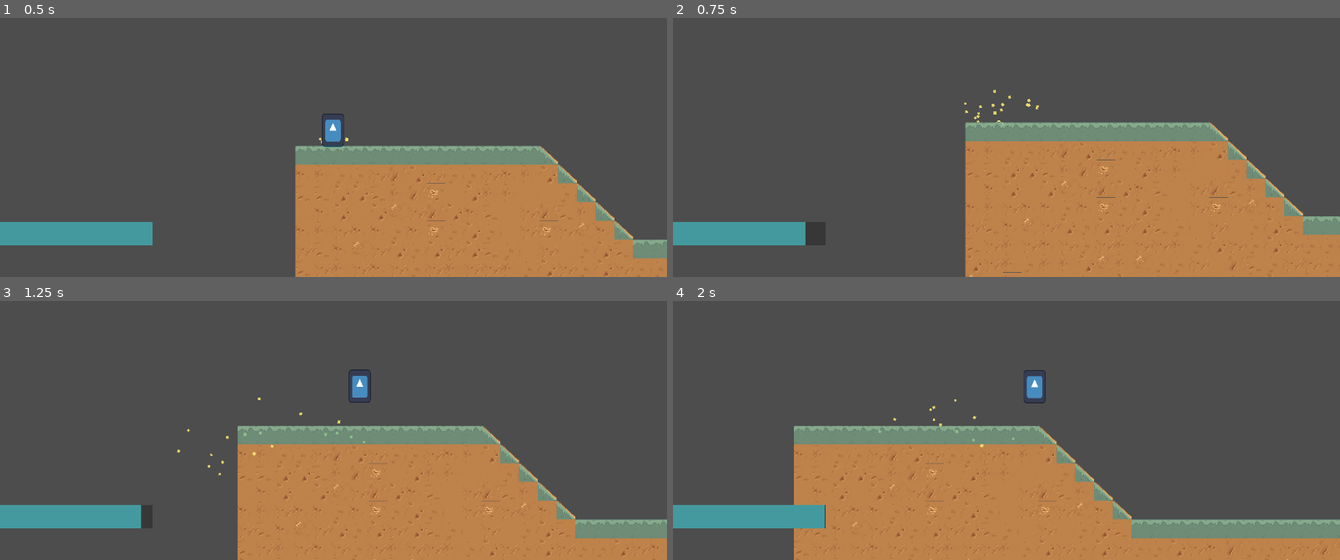
Above: before the commit, frames 1-4 (two rows, left to right).
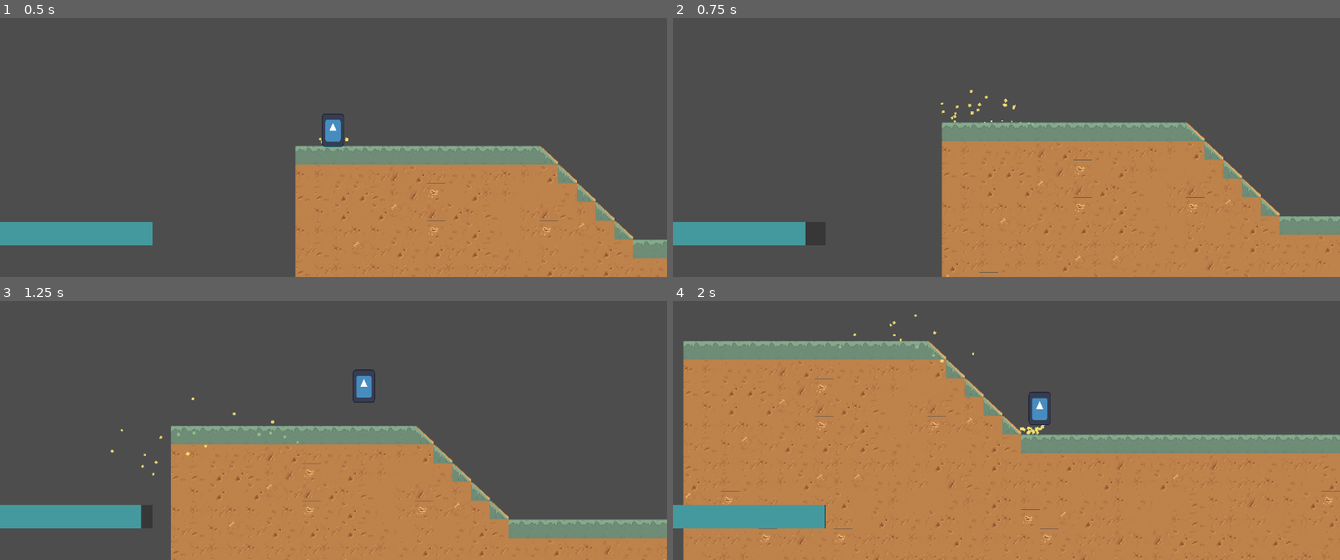
Above: after the commit, the same moments.

Repository: dzfrias/gladiator
Game: Godot game, scene res://scenes/mission.tscn
The game is run twice, just before and just after one commit, with the same random seed, the same clock (stepped at 60 frames per second) and the same inputs. This scene is started directly instead of the project's main scene. The engine's default icon, where the game draws it, is replaced by a stand-in: a white triangle on a blue panel in a dark square. Sound files missing from this copy of the repository are replaced by a short silence.
Inputs (mouse positions are in pixels of both pictures, inside the frame that each line leads up to):
- Up to frame 1 (0.5 s): no input
- Up to frame 2 (0.75 s): move the mouse to (1153, 69) at 0.52 s; hold D (right) from 0.53 s (still down); hold S (burrow) from 0.53 s (still down)
- Up to frame 3 (1.25 s): keep holding D (right); keep holding S (burrow); tap Space (jump) at 0.77, 1.07 s
- Up to frame 4 (2 s): keep holding D (right); move the mouse to (873, 391) at 1.27 s; release S (burrow) at 1.28 s; tap S (burrow) at 1.35 s; tap Space (jump) at 1.52, 1.82 s

Frame 1 is identical in both runs. In frame 2, 5.3% of the frame differs, in the area x 40-100%, y 27-100%; in frame 3, 11%; in frame 4, 40%, in the area x 1-100%, y 5-100%.

Commit message:
Give tiny speed boost to player when entering the ground

Diff:
--- a/scripts/player/player.gd
+++ b/scripts/player/player.gd
@@ -183,11 +183,11 @@
 	if left:
 		if velocity.x > 0:
 			acceleration *= movement_settings.direction_change_factor
-		velocity.x = maxf(-_current_move_speed, velocity.x - acceleration * delta)
+		velocity.x = move_toward(velocity.x, -_current_move_speed, acceleration * delta)
 	if right:
 		if velocity.x < 0:
 			acceleration *= movement_settings.direction_change_factor
-		velocity.x = minf(_current_move_speed, velocity.x + acceleration * delta)
+		velocity.x = move_toward(velocity.x, _current_move_speed, acceleration * delta)
 
 func _jump() -> void:
 	_is_jumping = true
@@ -220,6 +220,7 @@
 	assert(_state != State.UNDERGROUND)
 	_state = State.UNDERGROUND
 	_current_move_speed = movement_settings.burrow_speed
+	velocity.x = movement_settings.burrow_speed_boost * $Direction.scalar
 	$StandingSprite.visible = false
 	collision_layer = Constants.INVINCIBLE_LAYER
 
--- a/scripts/resources/player_movement_settings.gd
+++ b/scripts/resources/player_movement_settings.gd
@@ -15,7 +15,8 @@
 @export var roll_time: float = 0.2
 @export var roll_cooldown_time: float = 0.2
 @export var invincible_time: float = 1.0
-@export var burrow_speed: float = 500
+@export var burrow_speed: float = 500.0
+@export var burrow_speed_boost: float = 700.0
 @export var max_burrow_time: float = 3.0
 @export var burrow_increment_factor: float = 2.0
 @export var burrow_decrement_factor: float = 0.5
